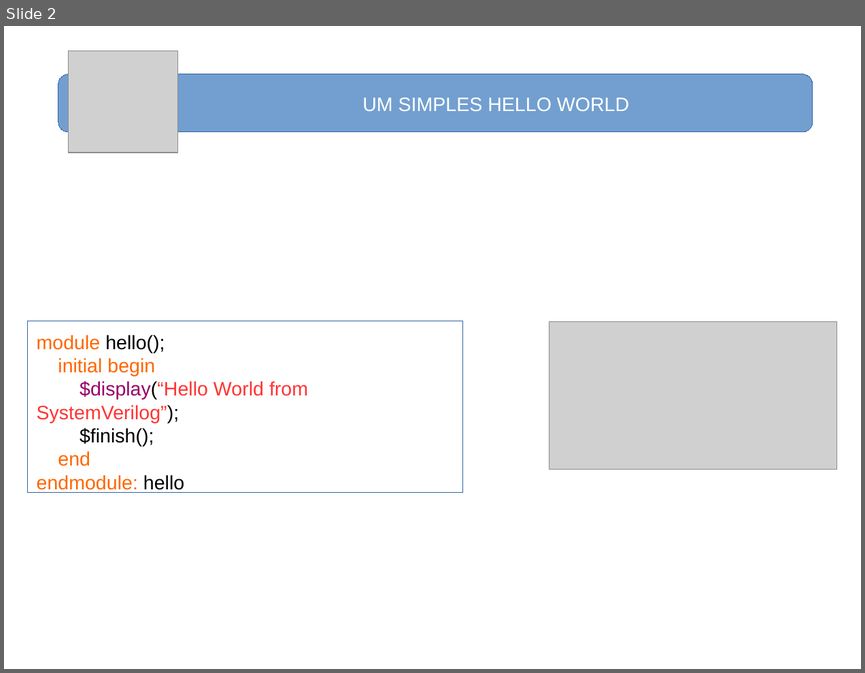
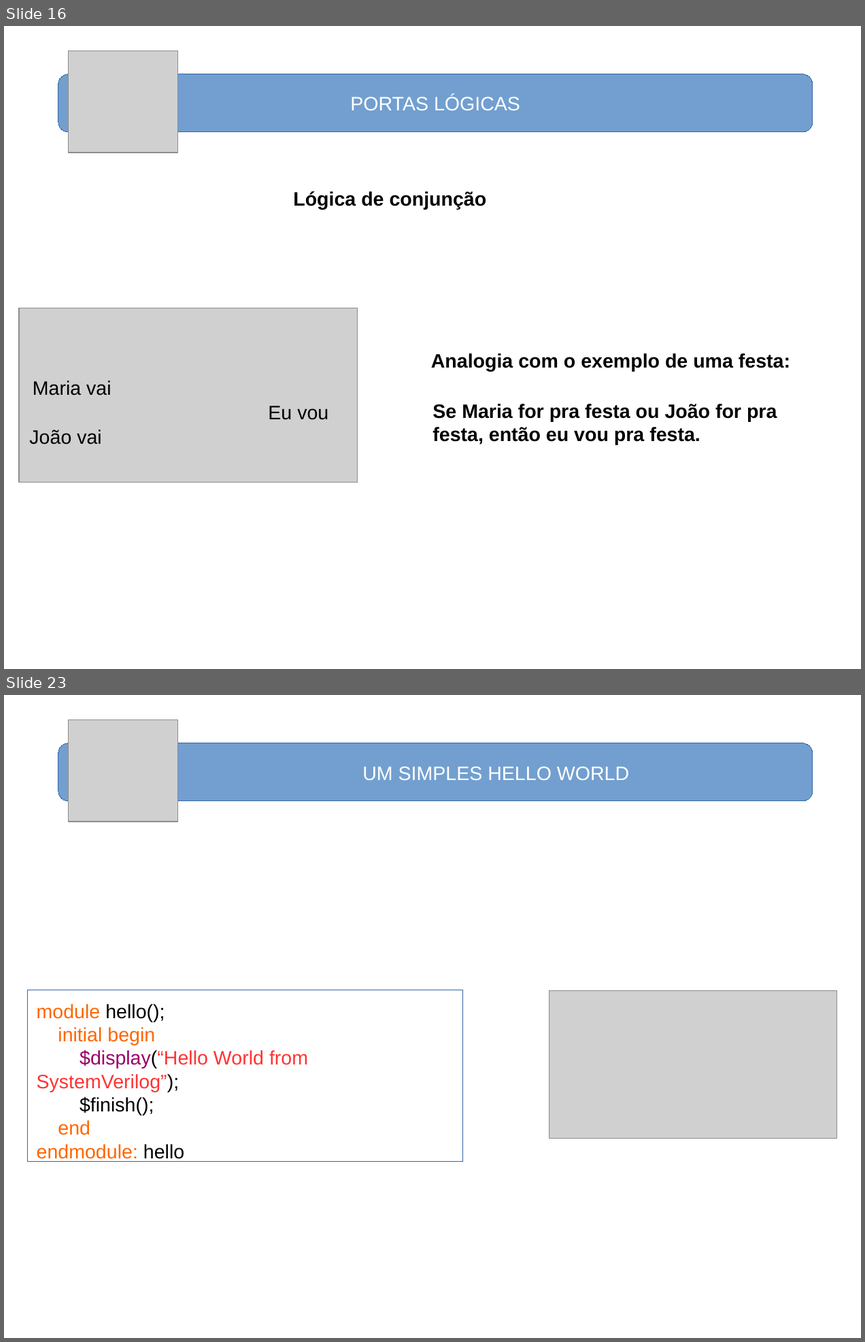
Before and after one commit to nelsoncsc/basicSV, a slide deck: docs/basicSV.odp. Shown one above the other, each under a label of ours: slide 2 before the commit, slides 16 and 23 after it; the slides between them are not shown. The pictures are 865x673 and 865x1342 pixels, drawn with LibreOffice and Linux fonts; fonts in the diff are those of the drawing; grey boxes stand for pictures. Boxes give left, top, right and bottom in pixels: in the first picture for what was removed or moved away, otherwise in the second. Text is boxed around its words. In the diff, an @@ line names an element or a change of style, - is before the commit and + after.

```diff
--- a/docs/basicSV.odp
+++ b/docs/basicSV.odp
@@ slide 16 added at (4,26,861,669), background #FFFFFF @@
@@ picture added at (68,51,177,152) @@
@@ rounded rectangle added at (58,74,813,131), fill #729FCF, outline #3465A4 0 pt, 18 pt, text #FFFFFF @@
+PORTAS LÓGICAS
@@ text added at (293,191,487,209), 18 pt, text #000000, bold @@
+Lógica de conjunção
@@ rounded rectangle added at (51,237,813,533), outline #FFFFFF 0 pt @@
@@ picture added at (19,308,358,482) @@
@@ text added at (431,353,790,371), 18 pt, text #000000, bold @@
+Analogia com o exemplo de uma festa:
@@ text added at (33,380,111,395), 18 pt, text #000000 @@
+Maria vai
@@ text added at (268,405,328,420), 18 pt, text #000000 @@
+Eu vou
@@ text added at (432,403,776,445), 18 pt, text #000000, bold @@
+Se Maria for pra festa ou João for pra festa, então eu vou pra festa.
@@ text added at (29,429,101,444), 18 pt, text #000000 @@
+João vai
@@ what was slide 2 is now slide 23 @@
```
Also in this commit, not shown: 1 slide changed, 20 other slides added.
